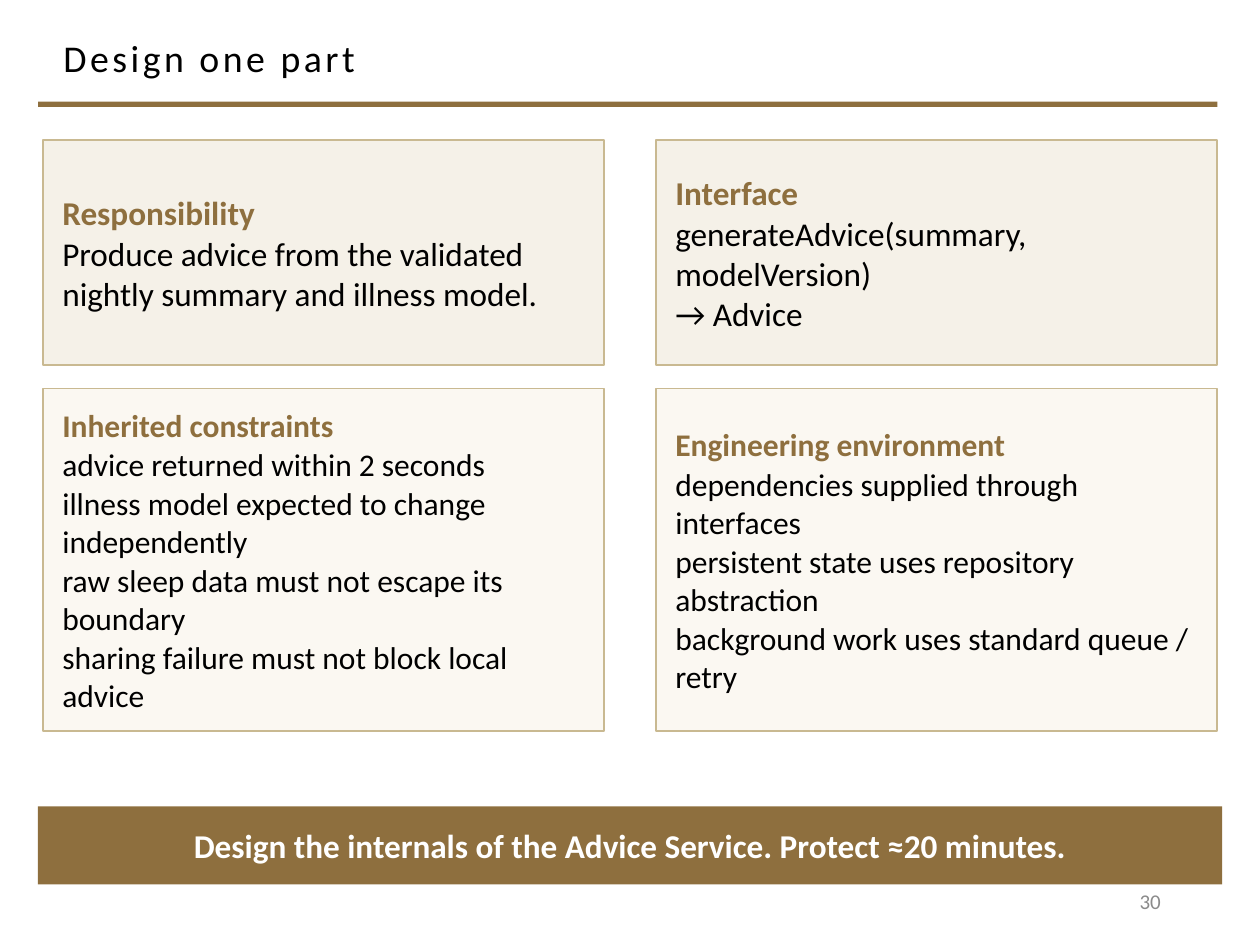
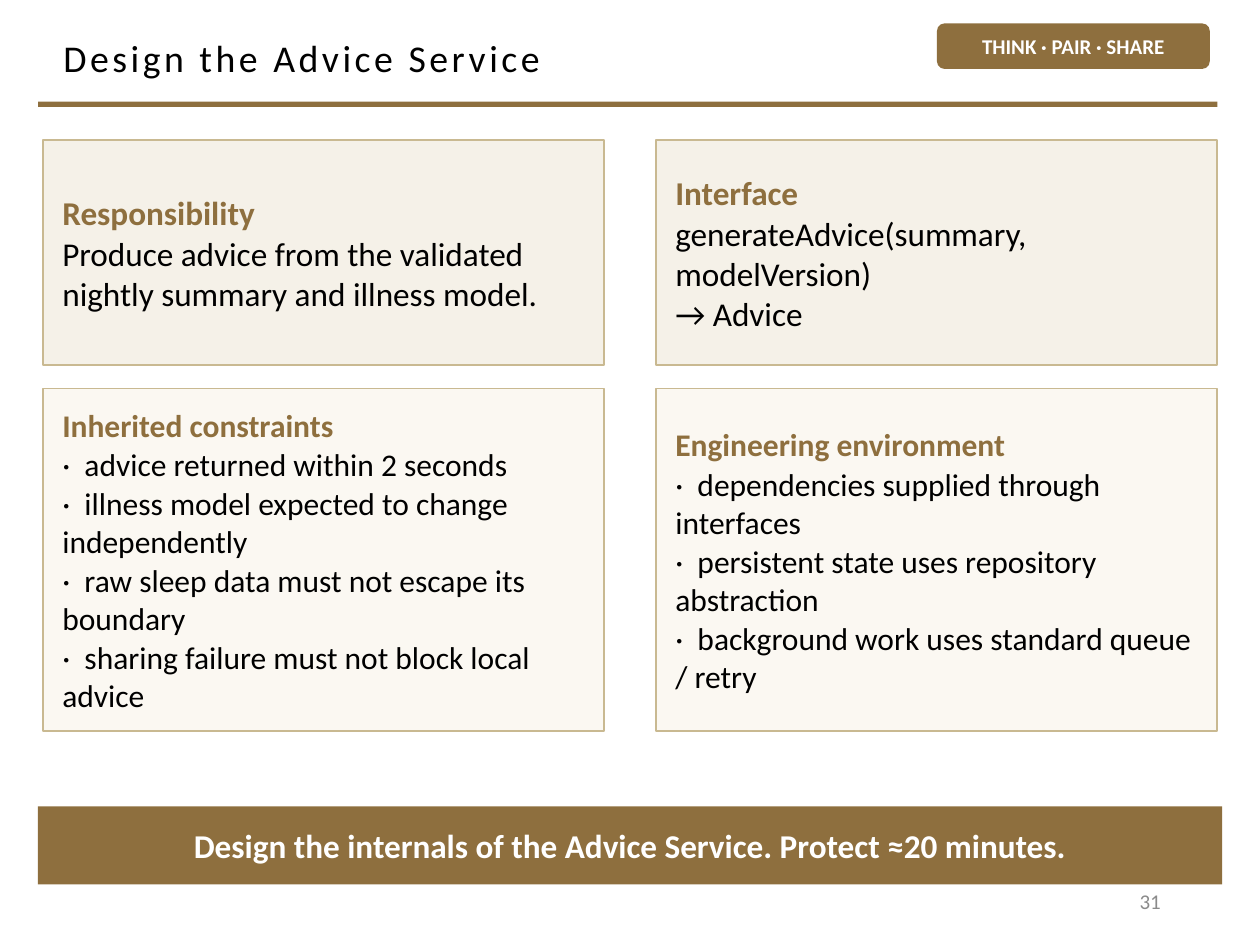
Before and after one commit to davisjam/model-based-agentic-software-engineering, a slide deck: slide 31 of course/lectures/act-1-foundations/07-design/1-7-Design.pptx (slide 30 before the commit). Drawn at 1260x945 pixels with LibreOffice and Linux fonts; fonts in the diff are those of the drawing; background and template pictures are left out. Boxes give left, top, right and bottom in pixels: in the first picture for what was removed or moved away, otherwise in the second. Text is boxed around its words. In the diff, an @@ line names an element or a change of style, - is before the commit and + after.

```diff
--- a/course/lectures/act-1-foundations/07-design/1-7-Design.pptx
+++ b/course/lectures/act-1-foundations/07-design/1-7-Design.pptx
@@ rounded rectangle added at <box>937,24,1211,69</box>, fill #8E6F3E, 12 pt, text #FFFFFF, bold @@
+THINK · PAIR · SHARE
@@ title at <box>63,45,393,79</box>: text changed @@
-Design one part
+Design the Advice Service
@@ text in rectangle at <box>62,454,529,708</box>: text changed @@
-advice returned within 2 seconds
-illness model expected to change independently
-raw sleep data must not escape its boundary
-sharing failure must not block local advice
+· advice returned within 2 seconds
+· illness model expected to change independently
+· raw sleep data must not escape its boundary
+· sharing failure must not block local advice
@@ text in rectangle at <box>675,474,1191,693</box>: text changed @@
-dependencies supplied through interfaces
-persistent state uses repository abstraction
-background work uses standard queue / retry
+· dependencies supplied through interfaces
+· persistent state uses repository abstraction
+· background work uses standard queue / retry
@@ page number at <box>1140,895,1161,909</box>: text changed @@
-30
+31
```
Also in this commit, not shown: 18 other slides changed, 11 slides added, 10 slides removed.
